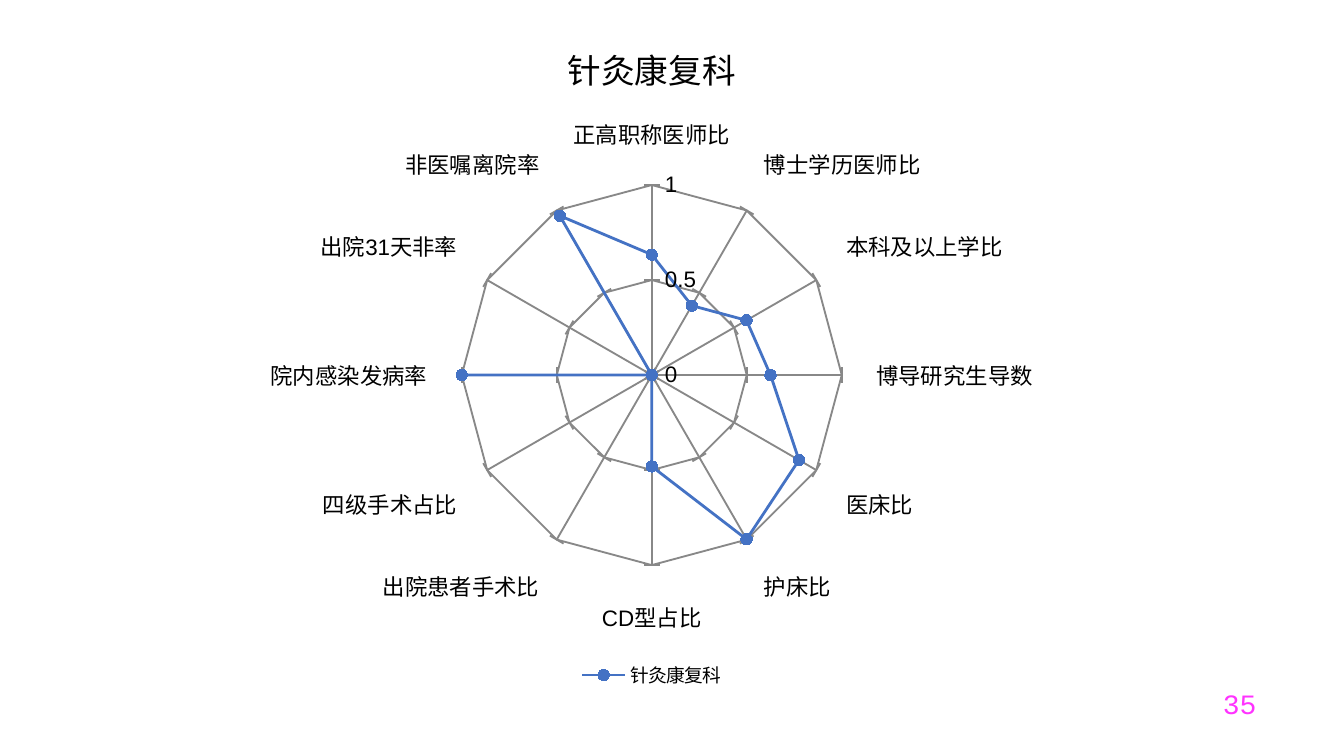
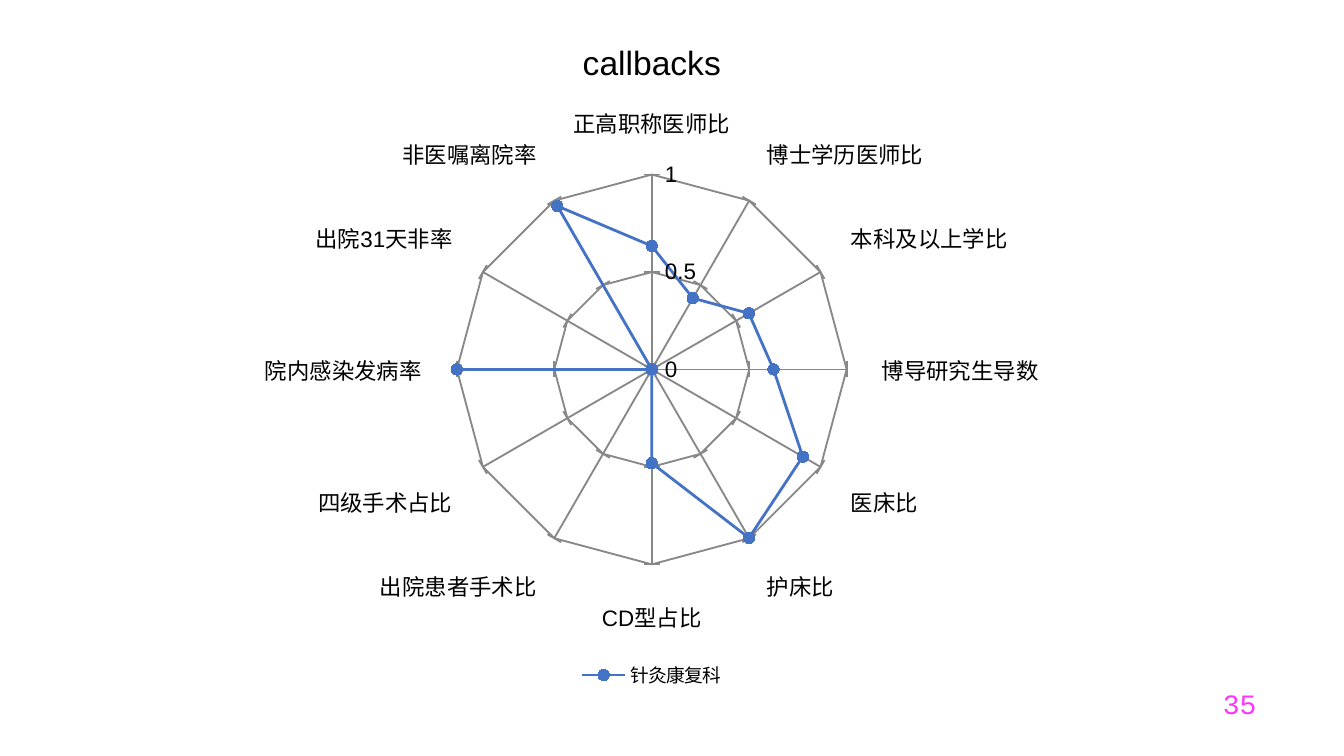
Before and after one commit to Tostig0916/hqcoffee, a slide deck: slide 35 of outputs/PPT/jsszyy.pptxgen.pptx. Drawn at 1344x756 pixels with LibreOffice and Linux fonts; fonts in the diff are those of the drawing. Boxes give left, top, right and bottom in pixels: in the first picture for what was removed or moved away, otherwise in the second. Text is boxed around its words. In the diff, an @@ line names an element or a change of style, - is before the commit and + after.

```diff
--- a/outputs/PPT/jsszyy.pptxgen.pptx
+++ b/outputs/PPT/jsszyy.pptxgen.pptx
@@ radar chart at <box>13,13,1290,694</box> @@
@@ title "针灸康复科" to "callbacks" @@
```
Also in this commit, not shown: 36 other slides changed, 3 other files.
